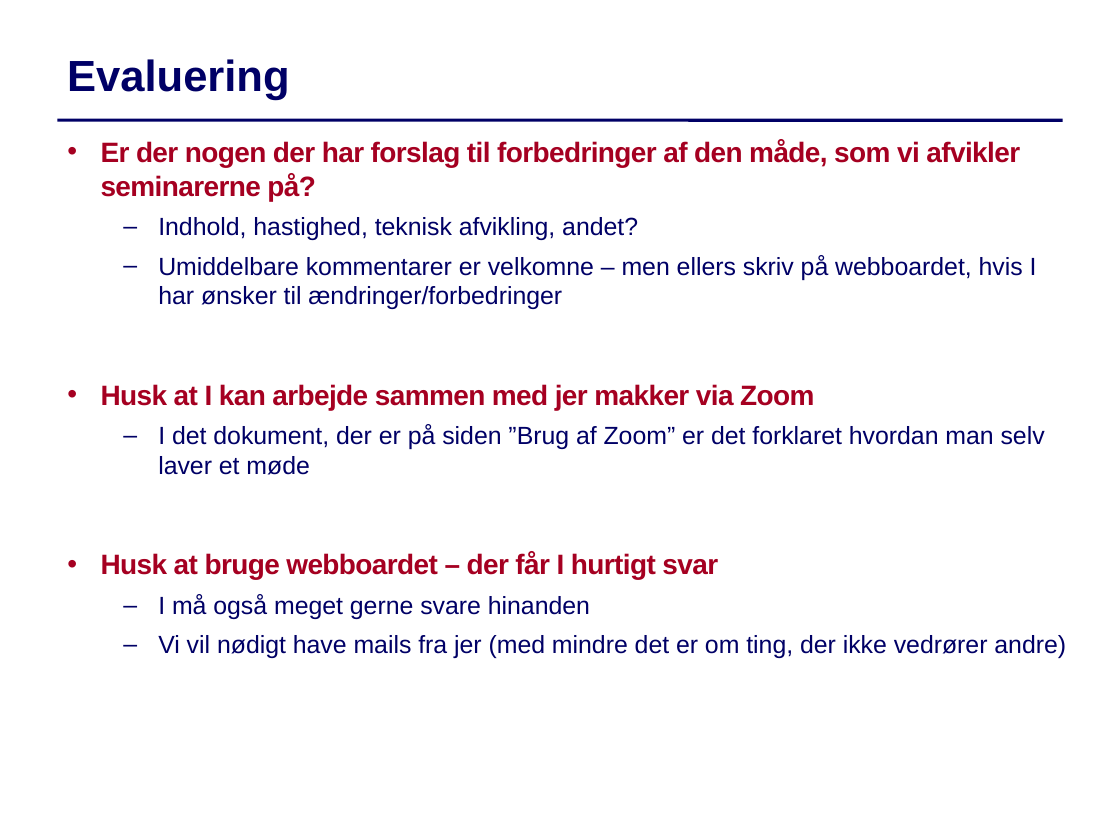
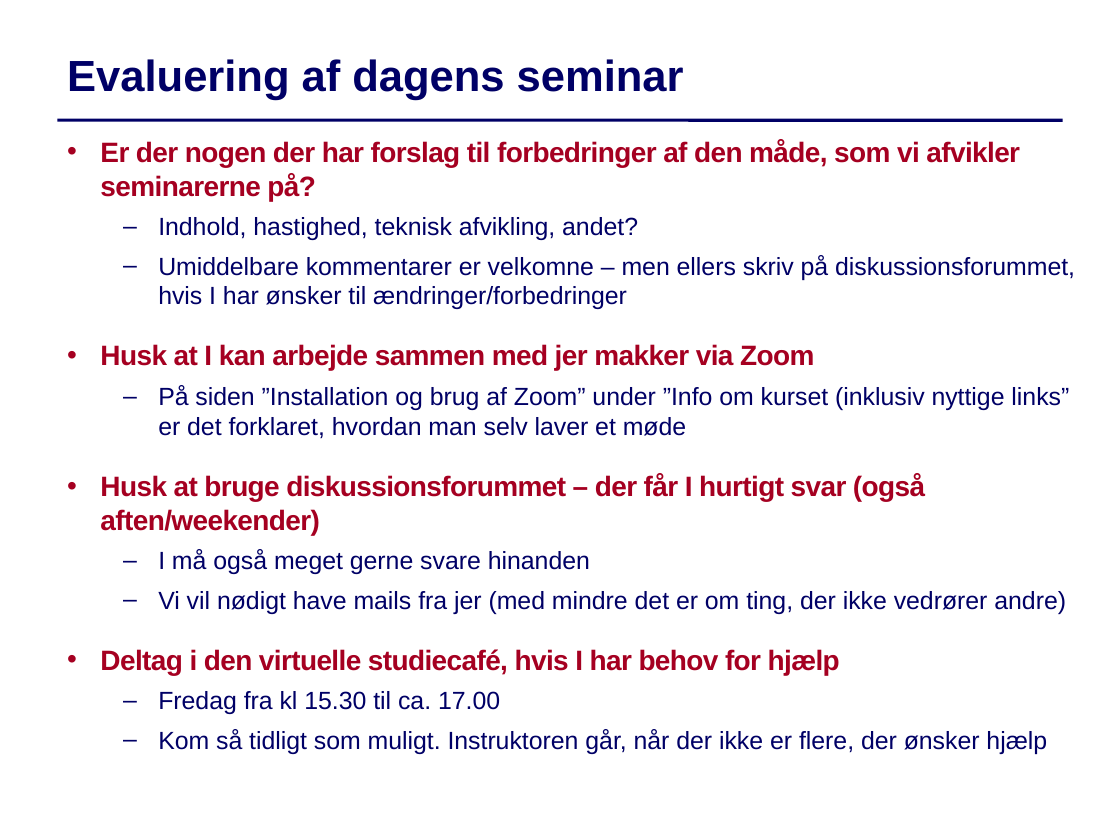
Before and after one commit to IntProgAU/Materiale, a slide deck: slide 6 of web/g22/status/Status2.pptx (slide 7 before the commit). Drawn at 1120x840 pixels with LibreOffice and Linux fonts; fonts in the diff are those of the drawing. Boxes give left, top, right and bottom in pixels: in the first picture for what was removed or moved away, otherwise in the second. Text is boxed around its words. In the diff, an @@ line names an element or a change of style, - is before the commit and + after.

```diff
--- a/web/g22/status/Status2.pptx
+++ b/web/g22/status/Status2.pptx
@@ text at bbox=[67, 59, 684, 100]: text changed @@
-Evaluering
+Evaluering af dagens seminar
@@ text at bbox=[158, 255, 1075, 309]: text changed @@
-  – Umiddelbare kommentarer er velkomne – men ellers skriv på webboardet, hvis I har ønsker til ændringer/forbedringer
+  – Umiddelbare kommentarer er velkomne – men ellers skriv på diskussionsforummet, hvis I har ønsker til ændringer/forbedringer
@@ text at bbox=[100, 385, 1069, 535]: text changed @@
-  – I det dokument, der er på siden ”Brug af Zoom” er det forklaret hvordan man selv laver et møde
-  • Husk at bruge webboardet – der får I hurtigt svar
+  – På siden ”Installation og brug af Zoom” under ”Info om kurset (inklusiv nyttige links” er det forklaret, hvordan man selv laver et møde
+  • Husk at bruge diskussionsforummet – der får I hurtigt svar (også aften/weekender)
@@ text at bbox=[100, 649, 1047, 754]: paragraphs added @@
+  • Deltag i den virtuelle studiecafé, hvis I har behov for hjælp
+  – Fredag fra kl 15.30 til ca. 17.00
+  – Kom så tidligt som muligt. Instruktoren går, når der ikke er flere, der ønsker hjælp
```
Also in this commit, not shown: 5 other slides changed, 1 slide removed, 5 other files.
